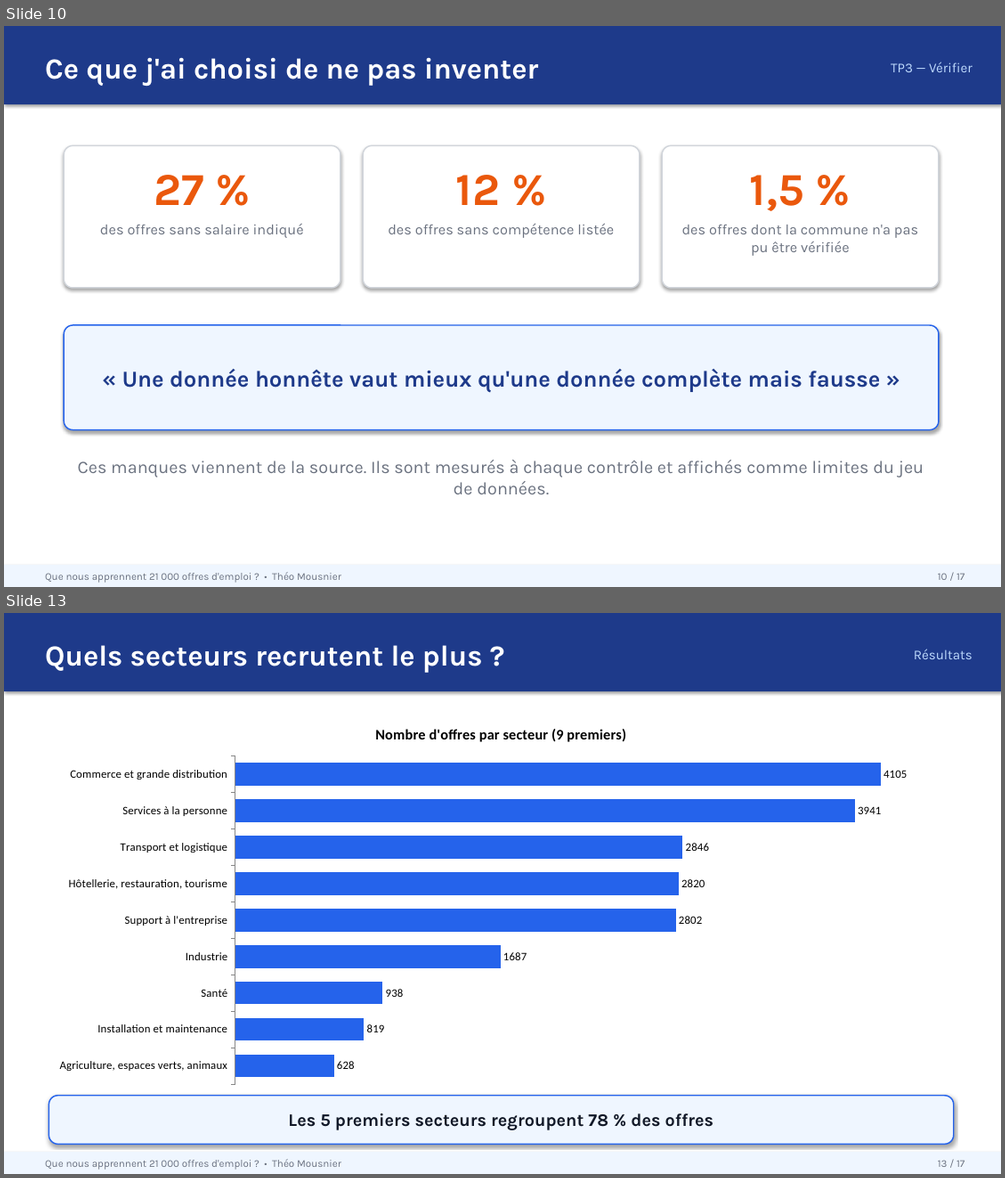
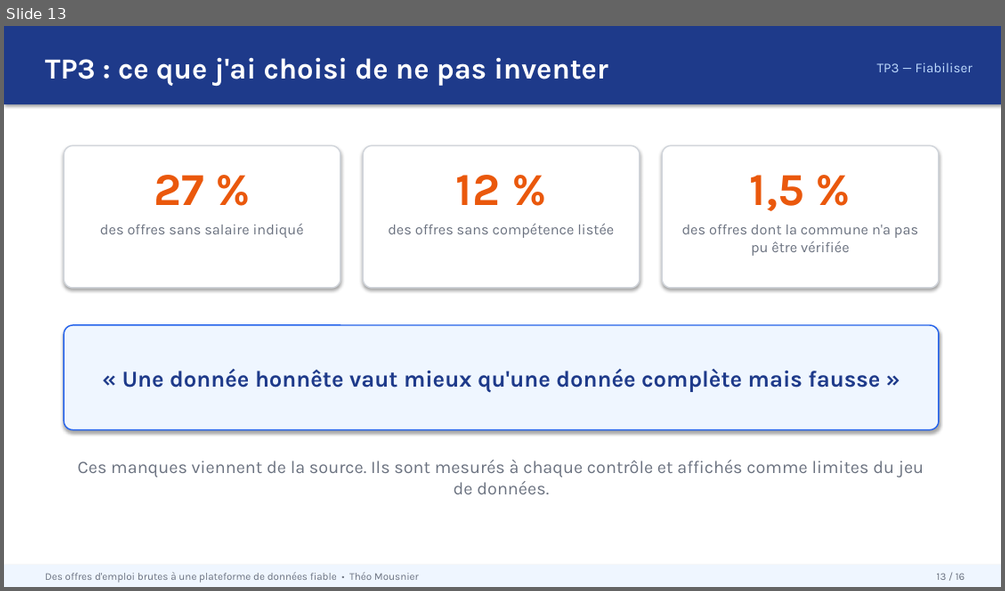
Before and after one commit to ArashiNilou/TP_Cours_Audit_Cartographie_SQL, a slide deck: docs/presentation/project-presentation.pptx. Shown one above the other, each under a label of ours: slides 10 and 13 before the commit, slide 13 after it; the slides between them are not shown. The pictures are 1005x1178 and 1005x591 pixels, drawn with LibreOffice and Linux fonts; fonts in the diff are those of the drawing. Boxes give left, top, right and bottom in pixels: in the first picture for what was removed or moved away, otherwise in the second. Text is boxed around its words. In the diff, an @@ line names an element or a change of style, - is before the commit and + after.

```diff
--- a/docs/presentation/project-presentation.pptx
+++ b/docs/presentation/project-presentation.pptx
@@ slide 13 removed at box(4, 613, 1001, 1174), background #FFFFFF @@
@@ rectangle removed at box(4, 613, 1001, 691) @@
@@ text removed at box(45, 645, 483, 673) @@
-Quels secteurs recrutent le plus ?
@@ text removed at box(914, 649, 972, 659) @@
-Résultats
@@ bar chart removed at box(41, 710, 961, 1092) @@
-title "Nombre d'offres par secteur (9 premiers)"
-categories: Commerce et grande distribution, Services à la personne, Transport et logistique, Hôtellerie, restauration, tourisme, Support à l'entreprise, Industrie, Santé, Installation et maintenance, Agriculture, espaces verts, animaux
-Nombre d'offres par secteur (9 premiers): 4105, 3941, 2846, 2820, 2802, 1687, 938, 819, 628
@@ rounded rectangle removed at box(48, 1095, 954, 1144) @@
-Les 5 premiers secteurs regroupent 78 % des offres
@@ rectangle removed at box(4, 1151, 1001, 1174) @@
@@ text removed at box(45, 1159, 341, 1169) @@
-Que nous apprennent 21 000 offres d'emploi ? • Théo Mousnier
@@ text removed at box(938, 1159, 964, 1167) @@
-13 / 17
@@ what was slide 10 is now slide 13 @@
@@ slide 13 changed as well @@
@@ text at box(45, 57, 608, 86): text changed @@
-Ce que j'ai choisi de ne pas inventer
+TP3 : ce que j'ai choisi de ne pas inventer
@@ text at box(877, 62, 972, 72): text changed @@
-TP3 — Vérifier
+TP3 — Fiabiliser
@@ text at box(45, 572, 419, 582): text changed @@
-Que nous apprennent 21 000 offres d'emploi ? • Théo Mousnier
+Des offres d'emploi brutes à une plateforme de données fiable • Théo Mousnier
@@ text at box(937, 572, 965, 580): text changed @@
-10 / 17
+13 / 16
```
Also in this commit, not shown: 9 other slides changed, 6 slides added, 6 other slides removed.
